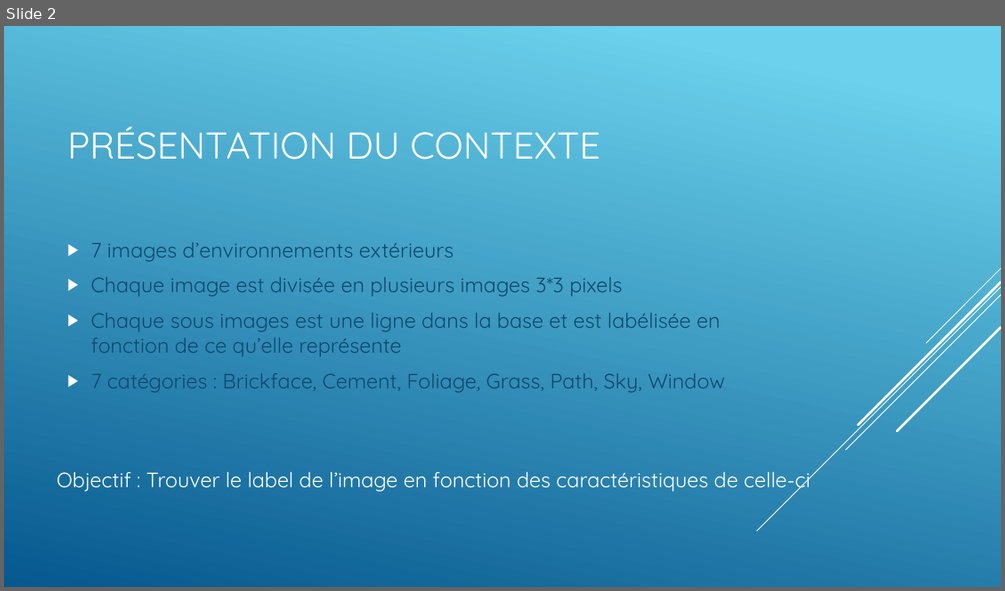
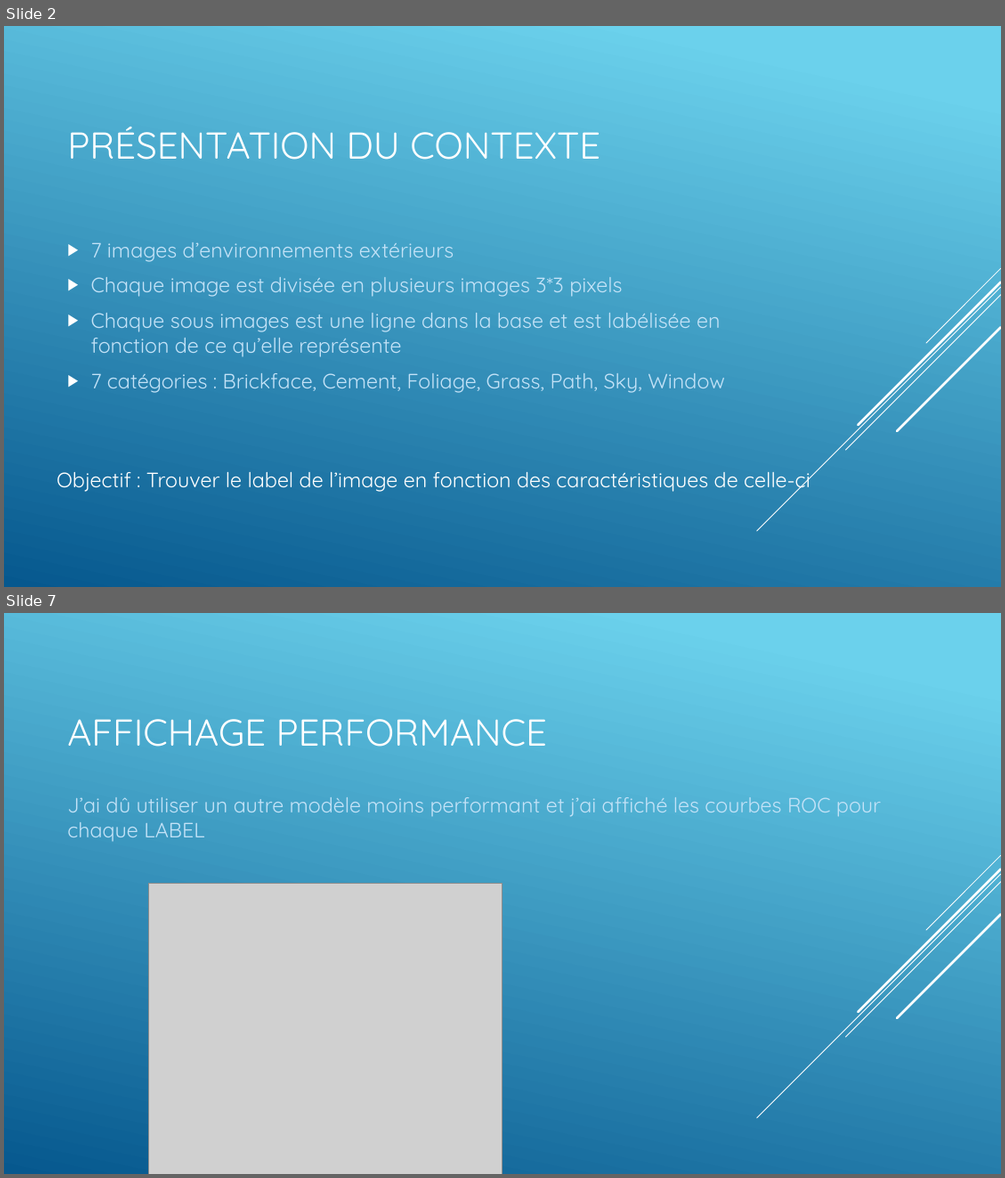
Before and after one commit to OussamaAyoub/pfda_project, a slide deck: Python for data analysis Project.pptx. Shown one above the other, each under a label of ours: slide 2 before the commit, slides 2 and 7 after it; the slides between them are not shown. The pictures are 1005x591 and 1005x1178 pixels, drawn with LibreOffice and Linux fonts; fonts in the diff are those of the drawing; grey boxes stand for pictures. Boxes give left, top, right and bottom in pixels: in the first picture for what was removed or moved away, otherwise in the second. Text is boxed around its words. In the diff, an @@ line names an element or a change of style, - is before the commit and + after.

Commit message:
finition ppt + code fonctionnel

```diff
--- a/Python for data analysis Project.pptx
+++ b/Python for data analysis Project.pptx
@@ slide 7 added at [4, 613, 1001, 1174], background gradient #6ED2EB to #06588E; not listed: 5 template elements that a slide beside it also shows @@
@@ title added at [67, 719, 547, 747], 36 pt, text #FFFFFF @@
+AFFICHAGE PERFORMANCE
@@ text added at [67, 797, 881, 842], 20 pt, text #C3E2F7 @@
+J’ai dû utiliser un autre modèle moins performant et j’ai affiché les courbes ROC pour chaque LABEL
@@ picture added at [149, 883, 502, 1174] @@
@@ slide 2 changed as well @@
@@ text "7 images d’environnements extérieurs" at [91, 242, 725, 393]: text colour #0F496F to #C3E2F7 @@
```
Also in this commit, not shown: 1 other slide changed, 4 other slides added, 2 other files.
